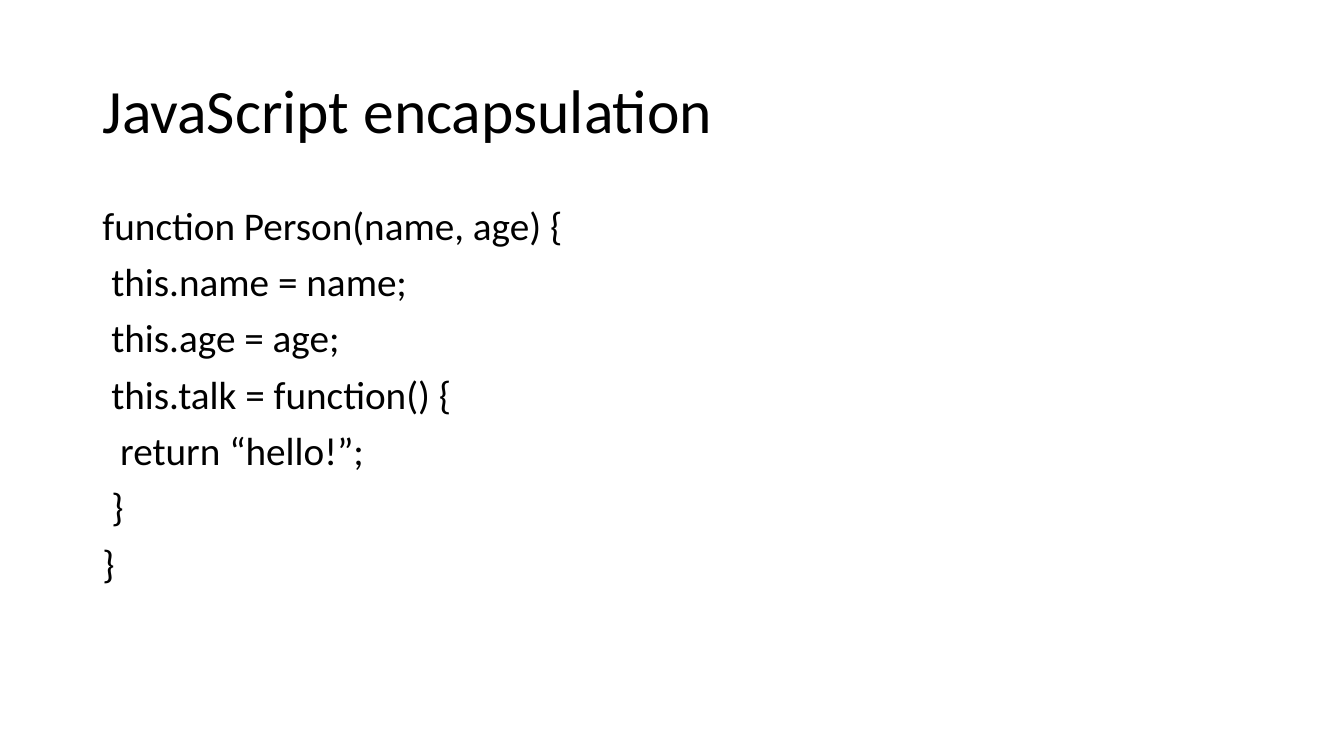
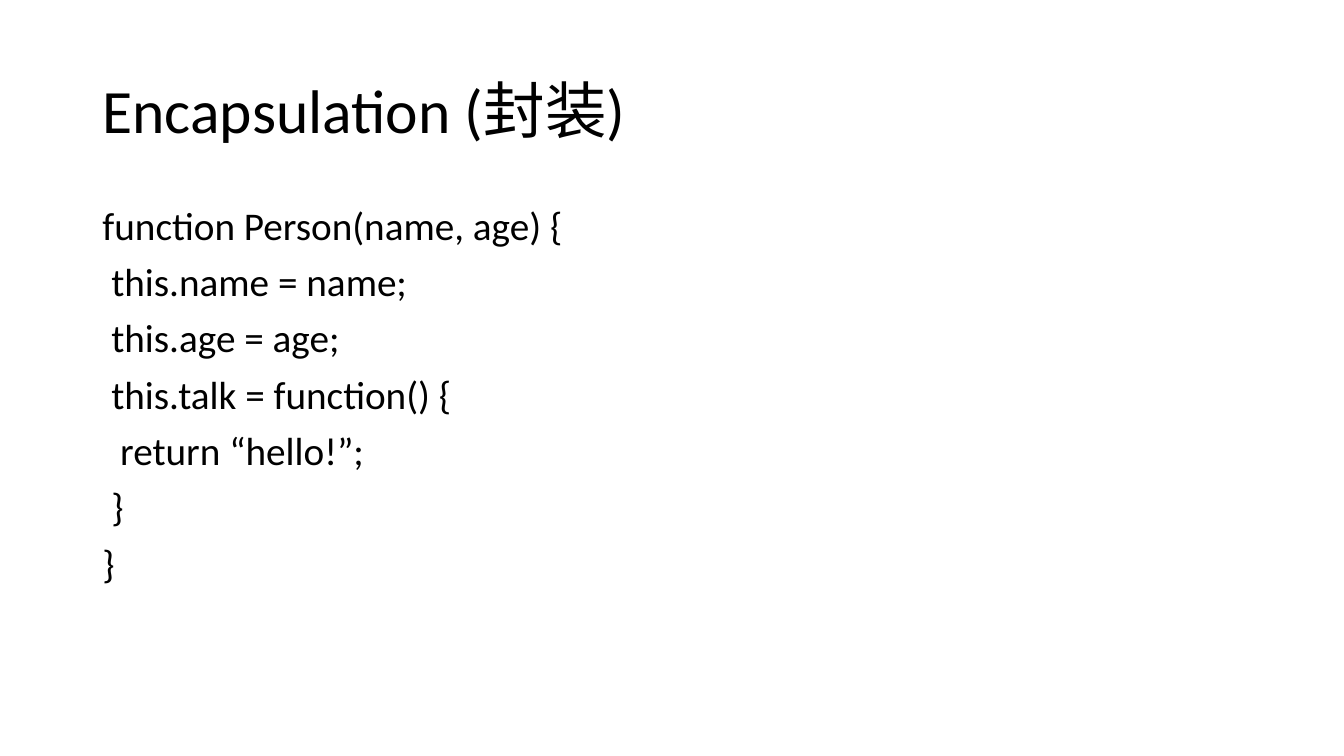
Before and after one commit to logan2013/java8, a slide deck: slide 29 of JavaScript.pptx (slide 19 before the commit). Drawn at 1344x756 pixels with LibreOffice and Linux fonts; fonts in the diff are those of the drawing. Boxes give left, top, right and bottom in pixels: in the first picture for what was removed or moved away, otherwise in the second. Text is boxed around its words. In the diff, an @@ line names an element or a change of style, - is before the commit and + after.

Commit message:
JavaScript

```diff
--- a/JavaScript.pptx
+++ b/JavaScript.pptx
@@ title at bbox=[102, 82, 625, 143]: text changed @@
-JavaScript encapsulation
+Encapsulation (封装)
```
Also in this commit, not shown: 21 other slides changed, 22 slides added, 7 slides removed.
